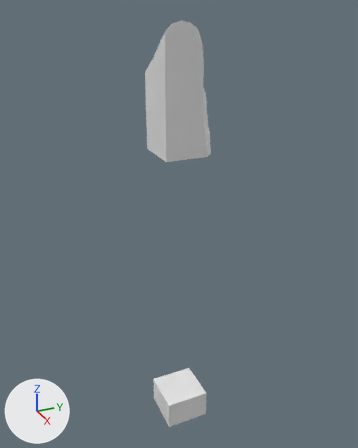
Two versions of the glTF model assets/terrain/surface_pieces/surf_3_11.glb, one commit apart.
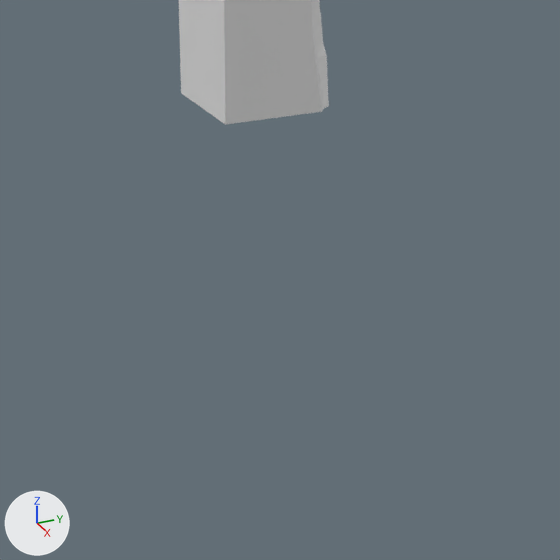
Each version is shown whole from a 50 mm camera at (-48.8, 32.8, -6.0) aimed at (-93.5, 52.9, -28.3), then close up on the part from 19% to 87% of the width and 24% to 78% of the height. The lights are fixed; the arrows at lower left show +X, +Y and +Z. The first two pictures are the older version. Where no turn or scale is listed for an object, it has been applied to the vertices.

In view in the first close-up: 'layer_2'.
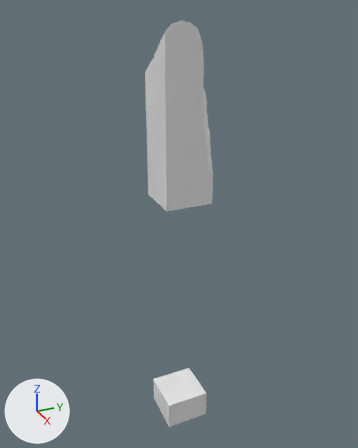
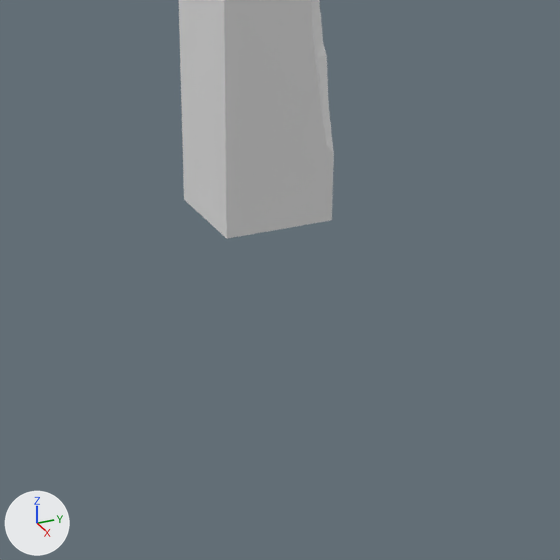
Location of each change, (x1, y1, x2, y2) in pixels of the close-ups (560 x 560 px):
'layer_3', added: after (181, 94, 334, 239)

The edits, one by one:
Mesh me_layer_3 is new.
It has 26 vertices, 48 faces and spans x -95.0..-90.0, y 50.0..55.0, z -25.0..-20.0.
Object 'layer_3' (ob_layer_3) is new; it shows me_layer_3.
Its location is (0.0, 0.0, 0.0).
